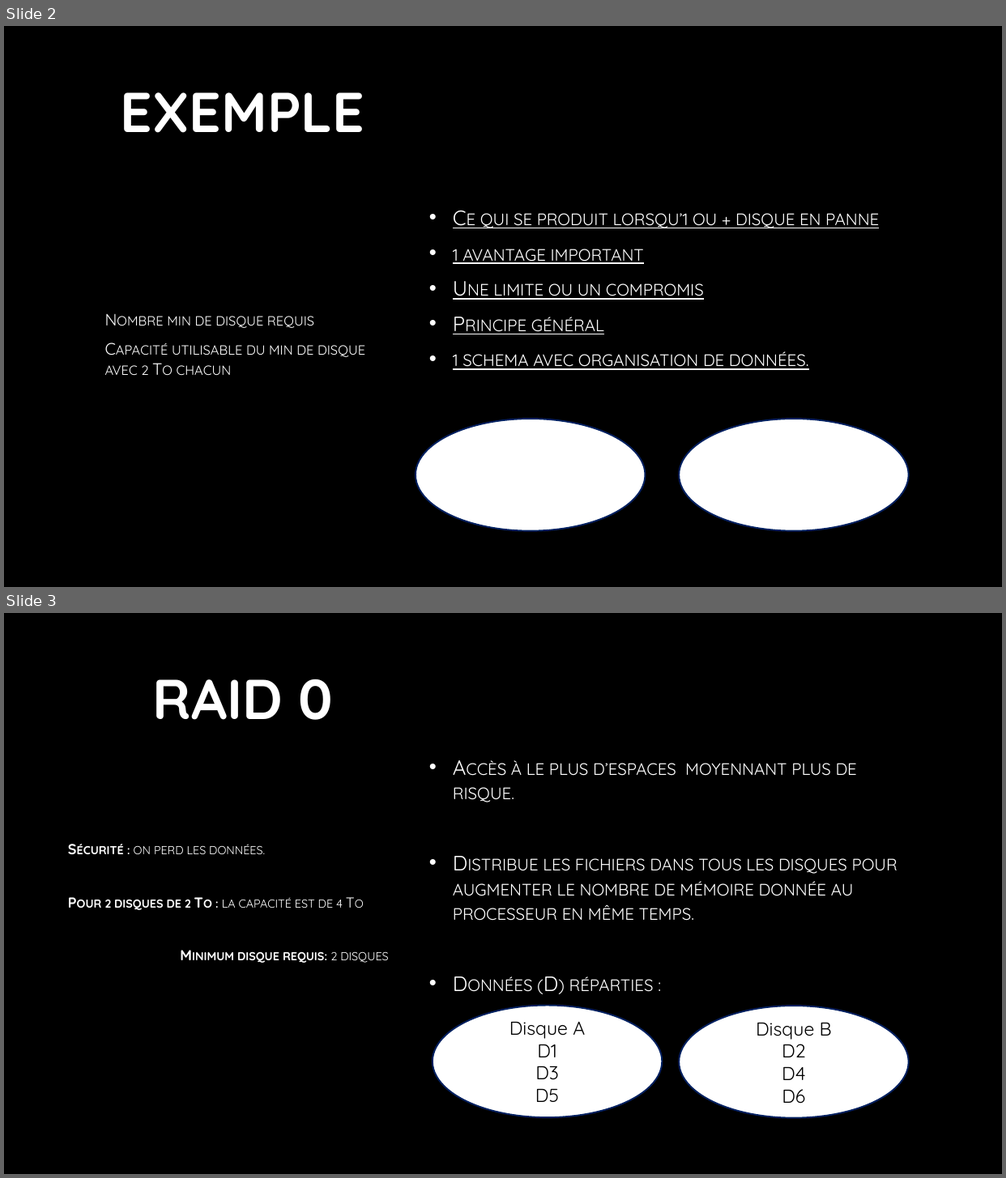
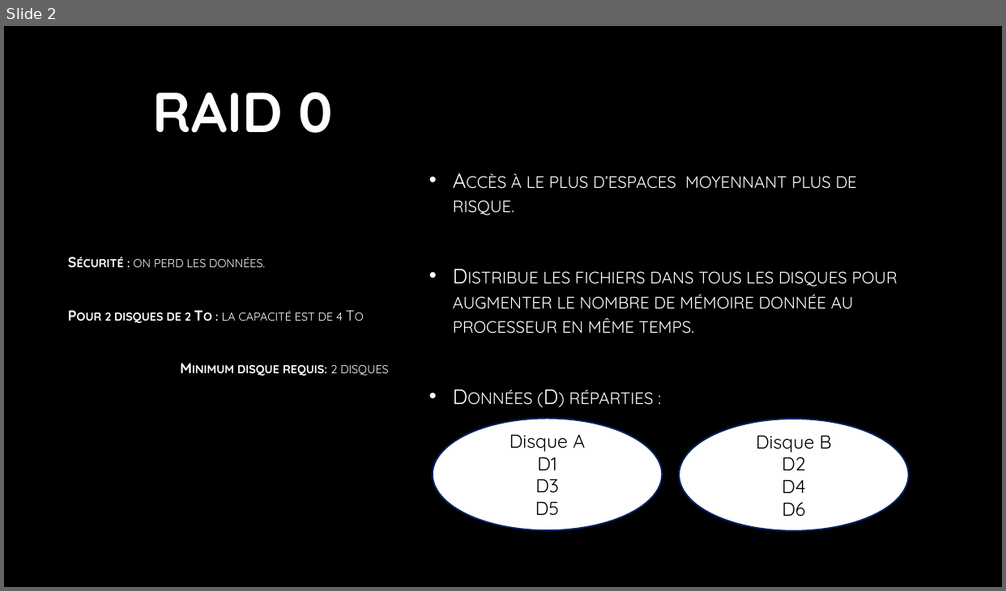
Before and after one commit to L0uigi/Cegep-2026-27, a slide deck: Outils et Materiels/Cartes éclair sur le RAID.pptx. Shown one above the other, each under a label of ours: slides 2 and 3 before the commit, slide 2 after it. The pictures are 1006x1178 and 1006x591 pixels, drawn with LibreOffice and Linux fonts; fonts in the diff are those of the drawing; background and template pictures are left out. Boxes give left, top, right and bottom in pixels: in the first picture for what was removed or moved away, otherwise in the second. Text is boxed around its words. In the diff, an @@ line names an element or a change of style, - is before the commit and + after.

```diff
--- a/Outils et Materiels/Cartes éclair sur le RAID.pptx
+++ b/Outils et Materiels/Cartes éclair sur le RAID.pptx
@@ slide 2 removed at (4, 26, 1002, 587), background picture (left out) @@
@@ title removed at (121, 92, 365, 133) @@
-EXEMPLE
@@ text removed at (453, 213, 879, 370) @@
-• Ce qui se produit lorsqu’1 ou + disque en panne
-• 1 avantage important
-• Une limite ou un compromis
-• Principe général
-• 1 schema avec organisation de données.
@@ text removed at (105, 316, 365, 375) @@
-Nombre min de disque requis
-Capacité utilisable du min de disque avec 2 To chacun
@@ ellipse removed at (415, 419, 646, 531) @@
@@ ellipse removed at (680, 419, 909, 531) @@
@@ what was slide 3 is now slide 2 @@
```
Also in this commit, not shown: 3 slides changed, 3 slides added, 4 other slides removed, 1 other file.
